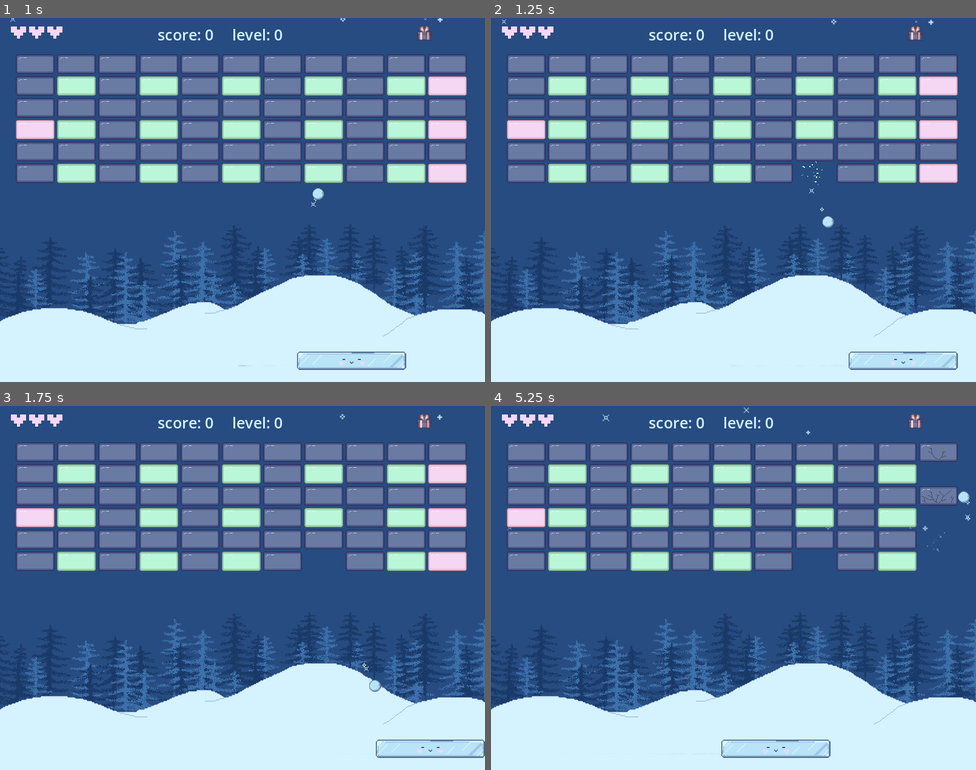
Above: before the commit, frames 1-4 (two rows, left to right).
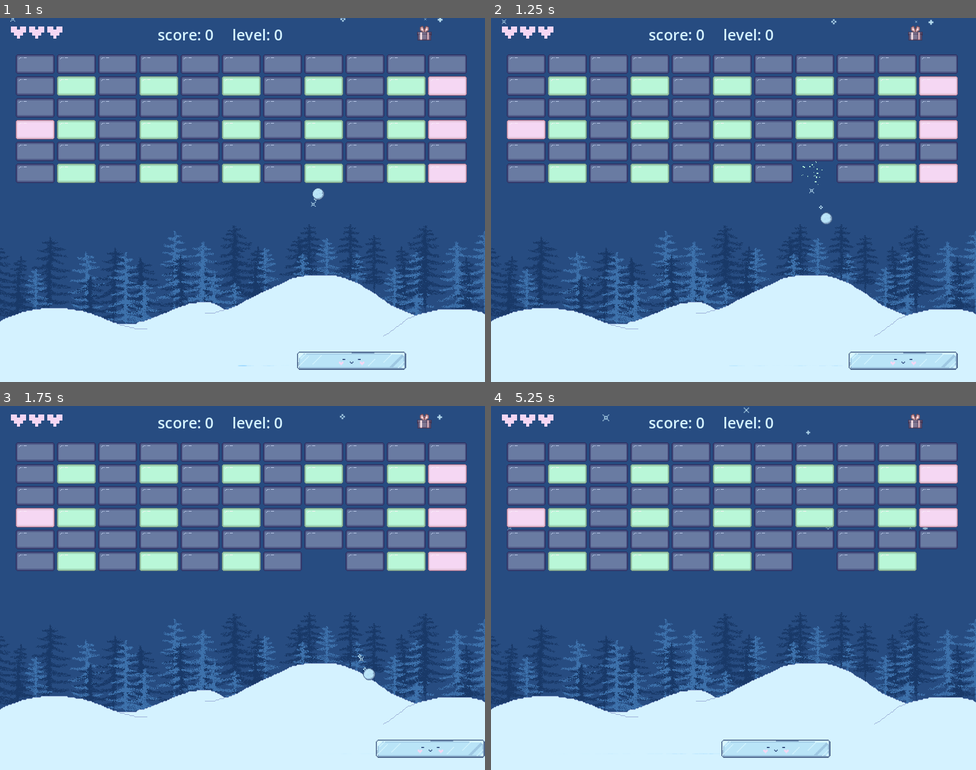
Above: after the commit, the same moments.

Repository: aysieelf/Snow-Break
Game: Godot game, scene res://levels/scenes/main_scene.tscn
The game is run twice, just before and just after one commit, with the same random seed, the same clock (stepped at 60 frames per second) and the same inputs.
Inputs:
- Up to frame 1 (1 s): hold Right (move_right) from 0.53 s (still down)
- Up to frame 2 (1.25 s): keep holding Right (move_right)
- Up to frame 3 (1.75 s): keep holding Right (move_right)
- Up to frame 4 (5.25 s): release Right (move_right) at 2.03 s; hold A (move_left) 2.03-4.28 s; hold Right (move_right) from 4.28 s (still down)

Frame 1 is identical in both runs. In frame 2, less than 0.1% of the frame differs, in the area x 67-71%, y 51-58%; in frame 3, 0.2%; in frame 4, 1.4%, in the area x 88-99%, y 11-40%.

Commit message:
update: snowball.gd - more complex logic for ball bounce

Diff:
--- a/winter-splinter/levels/scenes/gameplay/snowball.gd
+++ b/winter-splinter/levels/scenes/gameplay/snowball.gd
@@ -6,19 +6,57 @@
 var ball_strength = 1
 
 func _ready():
-	#GameManager.powerup_activated.connect(_on_powerup_activated)
-	#GameManager.powerup_ended.connect(_on_powerup_deactivated)
 	velocity = speed * direction
-
 	reset_ball()
 
 func _physics_process(delta):
 	var collision = move_and_collide(velocity * delta)
 	if collision:
 		var collider = collision.get_collider()
-		if "Brick" in collider.name:
+		var normal = collision.get_normal()
+
+		# Handle collision with platform
+		if "Paddle" in collider.name:
+			_handle_platform_bounce(collider, collision.get_position())
+
+		# Handle collision with bricks
+		elif "Brick" in collider.name:
 			collider.take_damage(ball_strength)
-		velocity = velocity.bounce(collision.get_normal())
+			velocity = velocity.bounce(normal).normalized() * speed
+
+		# Handle wall bounces (clamping angles)
+		else:
+			var new_direction = velocity.bounce(normal).normalized()
+			var angle = abs(new_direction.angle())
+			if angle < Constants.MIN_BOUNCE_ANGLE or angle > PI - Constants.MIN_BOUNCE_ANGLE:
+				new_direction = Vector2(new_direction.x, sign(new_direction.y) * sin(Constants.MIN_BOUNCE_ANGLE)).normalized()
+			velocity = new_direction * speed
+
+func _handle_platform_bounce(platform, collision_point):
+	# Get the CollisionShape2D node
+	var collision_shape = platform.get_node("CollisionShape2D")
+
+	# Get platform width (assuming it has a RectangleShape2D)
+	var platform_width = collision_shape.shape.extents.x * 2  # `extents.x` is half-width
+
+	# Calculate relative hit position (-1 = left, 1 = right)
+	var relative_hit_position = (collision_point.x - platform.position.x) / (platform_width / 2)
+
+	# Debugging: Print where the ball hits
+	print("Collision point:", collision_point, " Platform position:", platform.position)
+	print("Relative Hit Position:", relative_hit_position)
+
+	# Convert relative hit position to an angle range
+	var bounce_angle = lerp(-Constants.MAX_BOUNCE_ANGLE, Constants.MAX_BOUNCE_ANGLE, (relative_hit_position + 1) / 2)
+
+	# Debugging: Print the bounce angle
+	print("Bounce Angle (radians):", bounce_angle, " Bounce Angle (degrees):", rad_to_deg(bounce_angle))
+
+	# Create new direction based on bounce angle
+	direction = Vector2(cos(bounce_angle), -sin(bounce_angle)).normalized()
+	velocity = direction * speed
+
+
 
 func launch():
 	is_moving = true
@@ -28,8 +66,8 @@
 	direction = Constants.BALL_INIT_VECTOR
 	is_moving = true
 
-func _on_power_up_activated() -> void:
+func _on_power_up_activated():
 	ball_strength = 3
 
-func _on_power_up_deactivated() -> void:
+func _on_power_up_deactivated():
 	ball_strength = 1
